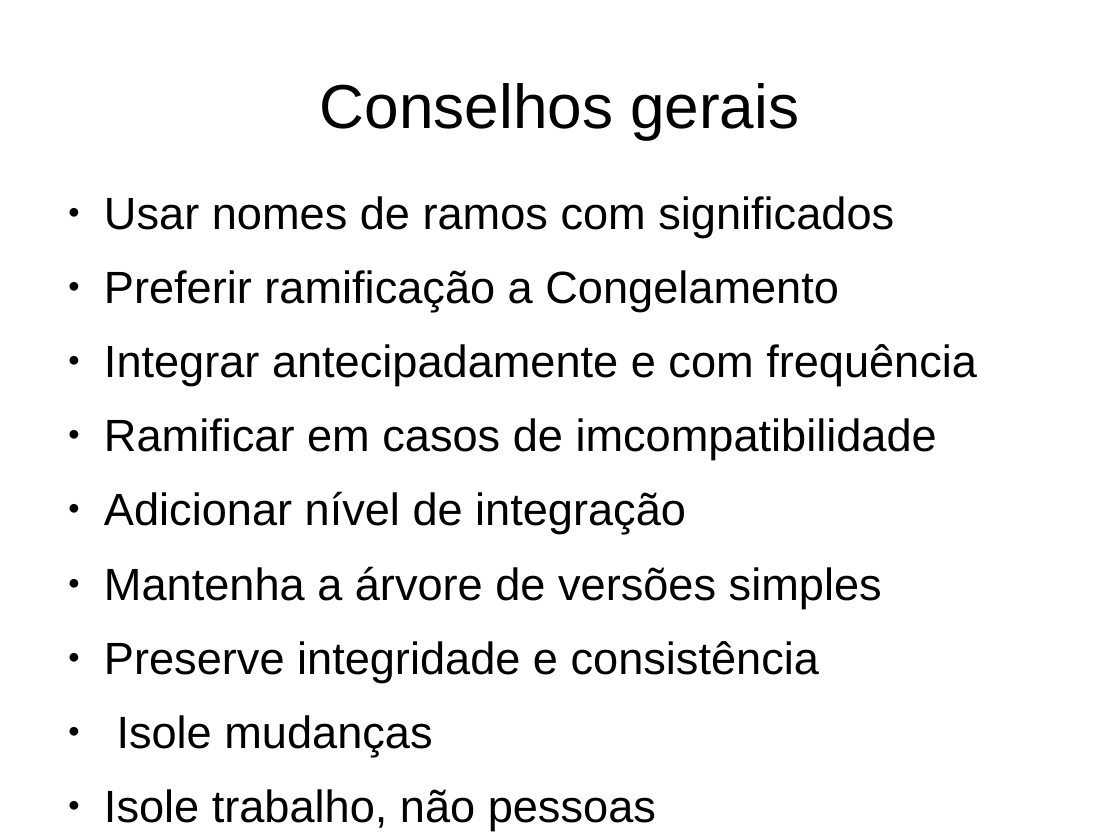
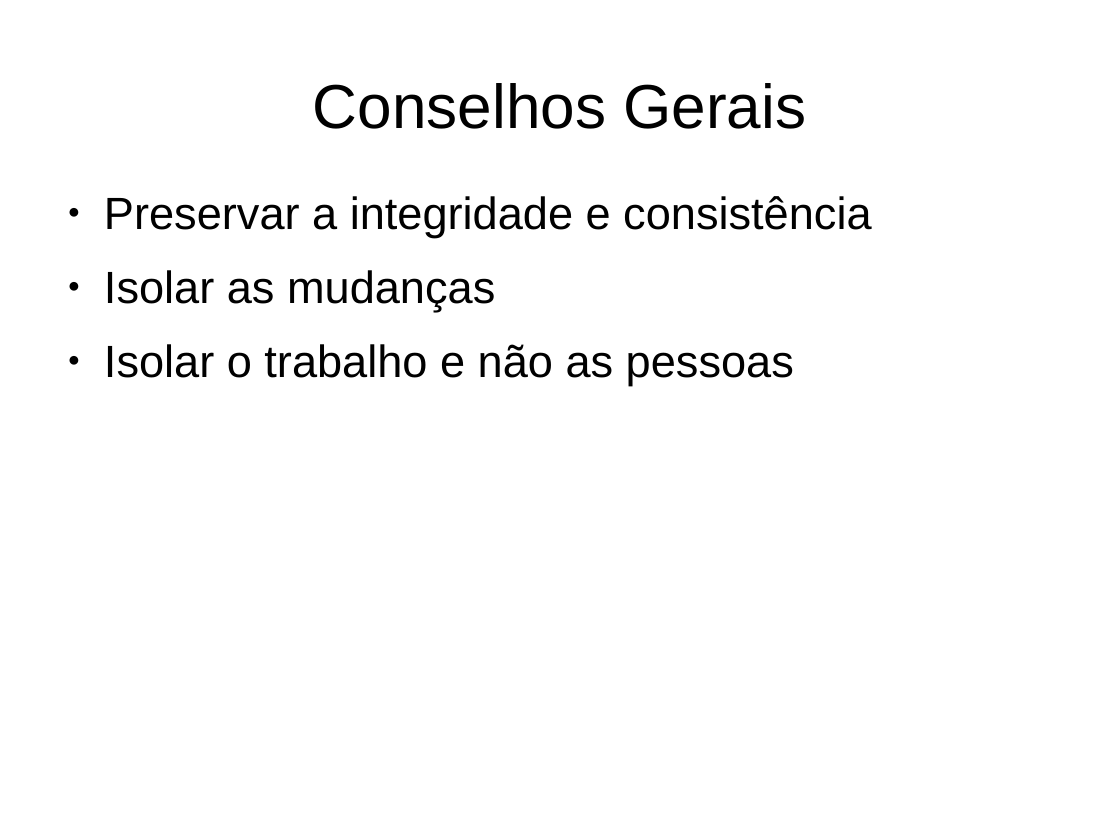
Before and after one commit to gtessa/gc20131_leitura_5, a slide deck: slide 4 of Final.odp (slide 3 before the commit). Drawn at 1120x840 pixels with LibreOffice and Linux fonts; fonts in the diff are those of the drawing. Boxes give left, top, right and bottom in pixels: in the first picture for what was removed or moved away, otherwise in the second. Text is boxed around its words. In the diff, an @@ line names an element or a change of style, - is before the commit and + after.

```diff
--- a/Final.odp
+++ b/Final.odp
@@ title at [313,83,806,129]: text changed @@
-Conselhos gerais
+Conselhos Gerais
@@ text at [104,196,871,386]: text changed @@
-● Usar nomes de ramos com significados
-● Preferir ramificação a Congelamento
-● Integrar antecipadamente e com frequência
-● Ramificar em casos de imcompatibilidade
-● Adicionar nível de integração
-● Mantenha a árvore de versões simples
-● Preserve integridade e consistência
-● Isole mudanças
-● Isole trabalho, não pessoas
+● Preservar a integridade e consistência
+● Isolar as mudanças
+● Isolar o trabalho e não as pessoas
```
Also in this commit, not shown: 3 slides added.
